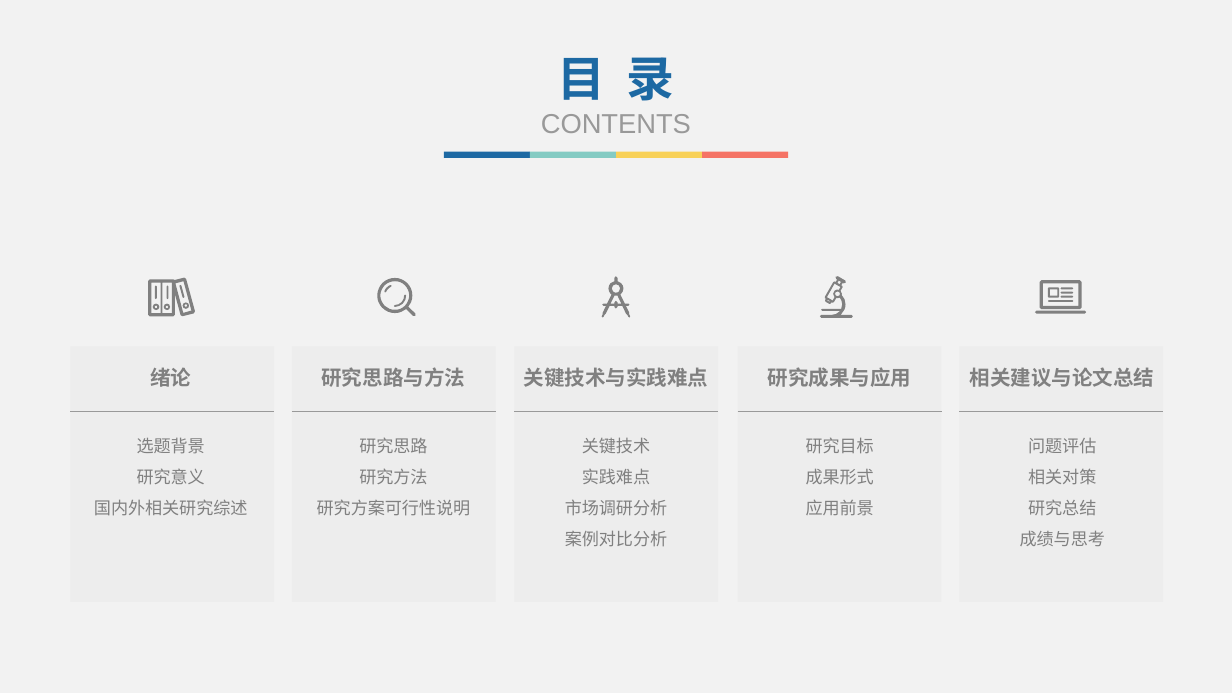
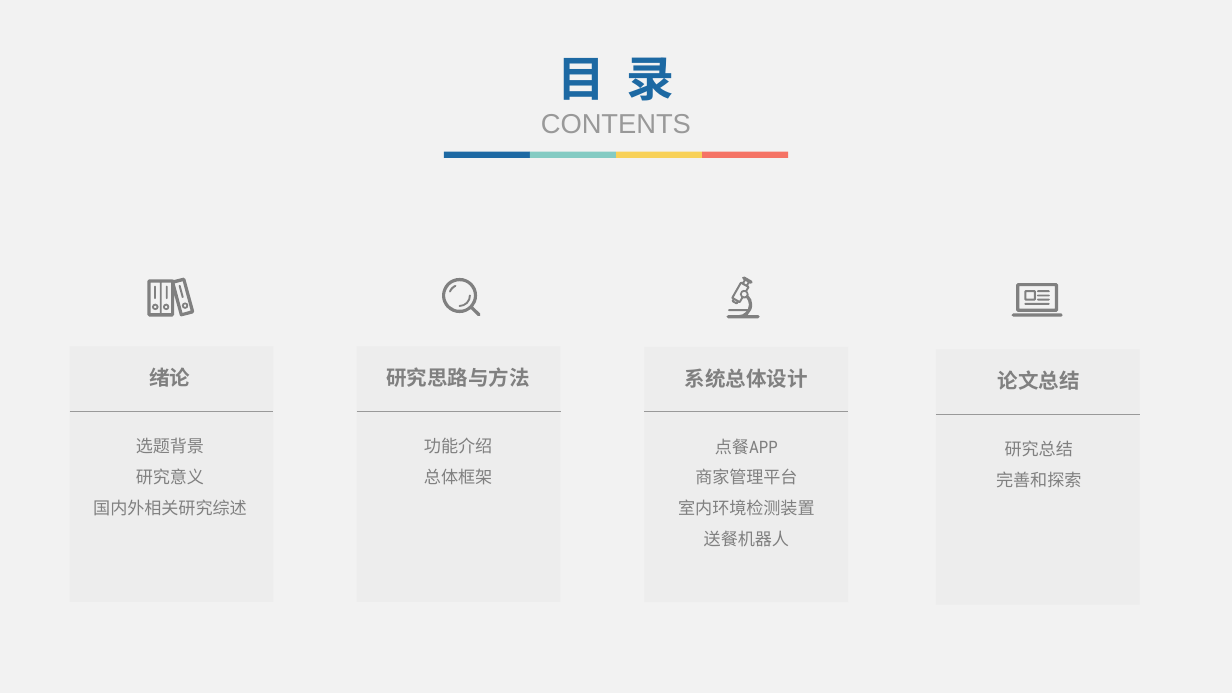
Before and after one commit to Kis-M/lunwen, a slide deck: slide 2 of 毕业答辩.pptx. Drawn at 1232x693 pixels with LibreOffice and Linux fonts; fonts in the diff are those of the drawing. Boxes give left, top, right and bottom in pixels: in the first picture for what was removed or moved away, otherwise in the second. Text is boxed around its words. In the diff, an @@ line names an element or a change of style, - is before the commit and + after.

```diff
--- a/毕业答辩.pptx
+++ b/毕业答辩.pptx
@@ freeform shape removed at <box>601,276,630,318</box> @@
@@ freeform shape: place and size @@
-freeform shape at <box>819,276,853,318</box>
+freeform shape at <box>727,276,760,318</box>
@@ rectangle removed at <box>515,346,718,601</box> @@
@@ rectangle: place and size @@
-rectangle at <box>738,346,941,601</box>
+rectangle at <box>644,347,848,602</box>
@@ 1 line, 1 freeform shape, 1 rectangle: place and size @@
-1 line, 1 freeform shape, 1 rectangle at <box>960,280,1163,601</box>
+1 line, 1 freeform shape, 1 rectangle at <box>936,283,1140,605</box>
@@ text removed at <box>524,367,709,387</box> @@
-关键技术与实践难点
@@ text at <box>685,368,808,388</box>: text changed @@
-研究成果与应用
+系统总体设计
@@ text at <box>998,370,1080,390</box>: text changed @@
-相关建议与论文总结
+论文总结
@@ 1 text, 1 freeform shape, 1 rectangle, 1 line: place and size @@
-1 text, 1 freeform shape, 1 rectangle, 1 line at <box>292,278,495,601</box>
+1 text, 1 freeform shape, 1 rectangle, 1 line at <box>357,278,561,601</box>
@@ line removed from (515, 411) to (718, 411) @@
@@ line moved from (738, 411) - (941, 411) to (644, 411) - (849, 411) @@
@@ text at <box>424,438,492,485</box>: text changed @@
-研究思路
-研究方法
-研究方案可行性说明
+功能介绍
+总体框架
@@ text removed at <box>565,437,667,546</box> @@
-关键技术
-实践难点
-市场调研分析
-案例对比分析
@@ text at <box>678,439,814,547</box>: text changed @@
-研究目标
-成果形式
-应用前景
+点餐APP
+商家管理平台
+室内环境检测装置
+送餐机器人
@@ text "研究总结": place and size @@
-text "研究总结" at <box>1020,438,1105,546</box>
+text "研究总结" at <box>996,440,1081,487</box>
@@ text at <box>1028,438,1096,484</box>: paragraphs removed @@
-问题评估
-相关对策
@@ text at <box>996,472,1081,487</box>: text changed @@
-成绩与思考
+完善和探索
```
Also in this commit, not shown: 6 other slides changed, 3 slides added, 1 slide removed, 1 other file.
